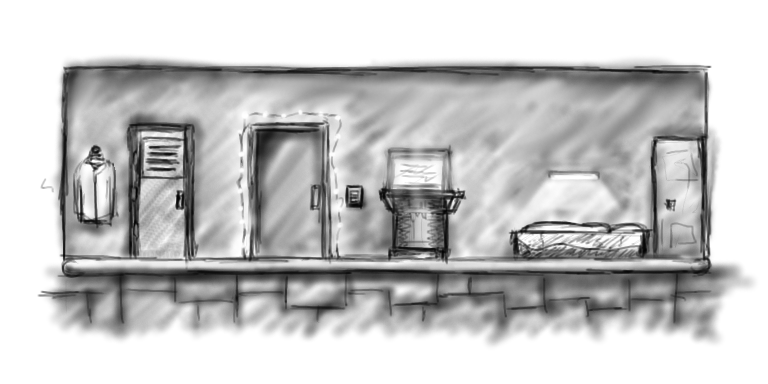
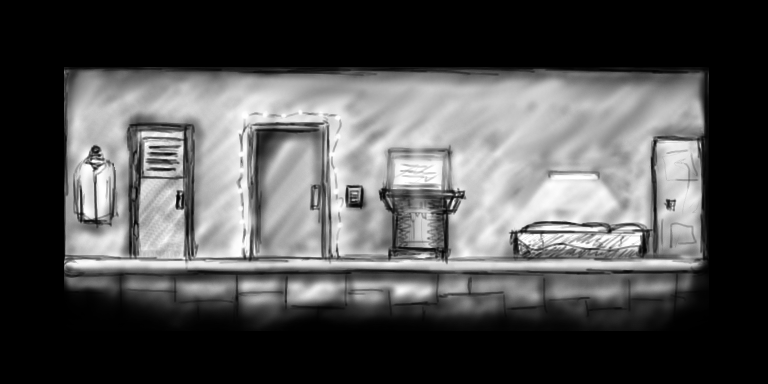
Revision of a layered 768 × 384 image; what changed, layer by layer:
added layer "New Layer" above "Background" over [0, 0, 768, 384]
